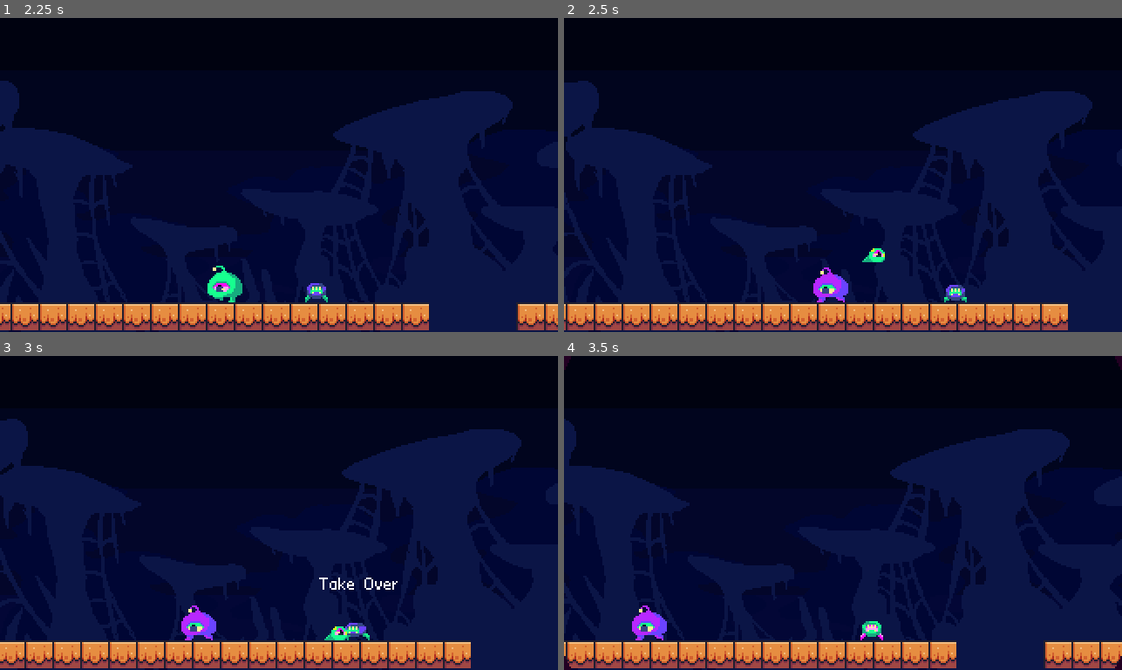
Above: before the commit, frames 1-4 (two rows, left to right).
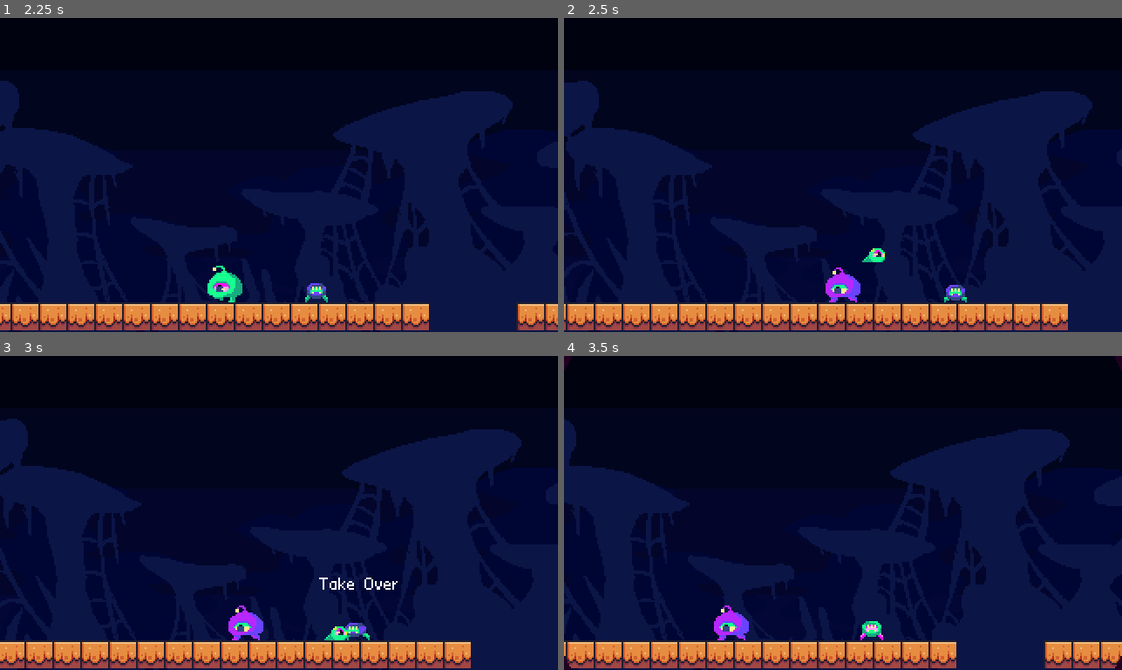
Above: after the commit, the same moments.

Repository: DfindWox/TGD-Wild-Jam-67
Game: Godot game, scene res://Scenes/Levels/level_test.tscn
Two runs of this game, one before a commit and one after it. Both use one fixed random seed, a clock stepped at 60 frames per second and the inputs below.
Inputs (mouse positions are in pixels of both pictures, inside the frame that each line leads up to):
- Up to frame 1 (2.25 s): move the mouse to (401, 159) at 0.52 s; hold Right (ui_right) 0.53-2.03 s; tap Space (attack) at 0.6, 1.55, 2.1 s; tap Up (ui_up) at 0.77, 1.52 s; tap Z (take_over) at 0.8, 1.35 s; move the mouse to (167, 190) at 1.27 s; move the mouse to (334, 105) at 2.02 s; hold Left (ui_left) from 2.03 s (still down)
- Up to frame 2 (2.5 s): keep holding Left (ui_left); tap Z (take_over) at 2.3 s
- Up to frame 3 (3 s): move the mouse to (251, 575) at 2.77 s; release Left (ui_left) at 2.78 s; hold Right (ui_right) from 2.78 s (still down); tap Z (take_over) at 2.85 s
- Up to frame 4 (3.5 s): keep holding Right (ui_right); tap Up (ui_up) at 3.02 s; tap Space (attack) at 3.05 s

Frame 1 is identical in both runs. In frame 2, 0.6% of the frame differs, in the area x 44-54%, y 79-91%; in frame 3, 0.9%; in frame 4, 0.9%, in the area x 12-34%, y 79-91%.

Commit message:
detach signal

Diff:
--- a/Actors/player.gd
+++ b/Actors/player.gd
@@ -2,7 +2,7 @@
 extends CharacterBody2D
 
 var parasite_scene_packed : PackedScene = load("res://Actors/parasite.tscn")
-
+signal detach()
 @export var has_parasite:bool = false
 @export var max_jumps : int = 1
 @export var move_speed : float = 200.0
@@ -71,6 +71,7 @@
 	move_and_slide()
 
 func detach_parasite():
+	detach.emit()
 	velocity = Vector2.ZERO
 	AudioManager.play_sfx("detach.wav")
 	has_parasite = false
--- a/Actors/pusher.gd
+++ b/Actors/pusher.gd
@@ -39,3 +39,7 @@
 func _on_turn_timer_timeout():
 	if not saw_enemy and not has_parasite:
 		is_facing_right = not is_facing_right
+
+
+func _on_detach():
+	saw_enemy = false
--- a/Actors/pusher.tscn
+++ b/Actors/pusher.tscn
@@ -291,6 +291,7 @@
 target_position = Vector2(0, 22)
 hit_from_inside = true
 
+[connection signal="detach" from="." to="." method="_on_detach"]
 [connection signal="area_entered" from="PushAreaLeft" to="." method="_on_push_area_area_entered"]
 [connection signal="area_exited" from="PushAreaLeft" to="." method="_on_push_area_area_exited"]
 [connection signal="area_entered" from="PushAreaRight" to="." method="_on_push_area_area_entered"]
--- a/Actors/shooter.gd
+++ b/Actors/shooter.gd
@@ -36,5 +36,6 @@
 
 
 func _on_attack_delay_timeout():
-	$AnimationPlayer.play("shoot")
-	attack_timer.start()
+	if not has_parasite:
+		$AnimationPlayer.play("shoot")
+		attack_timer.start()
